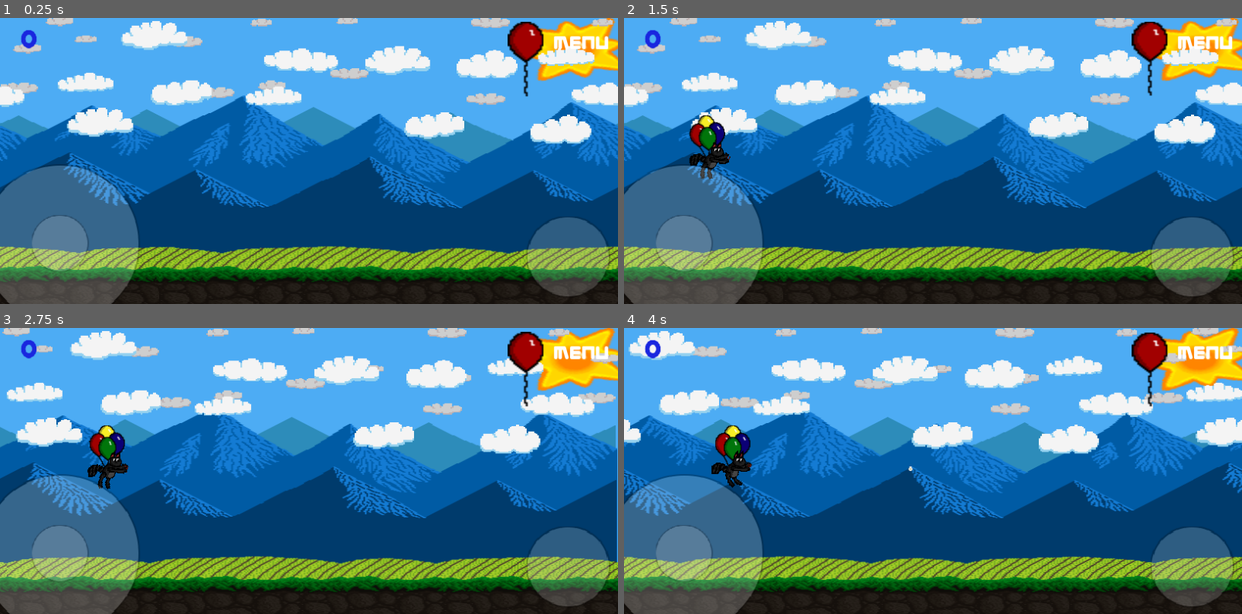
Above: before the commit, frames 1-4 (two rows, left to right).
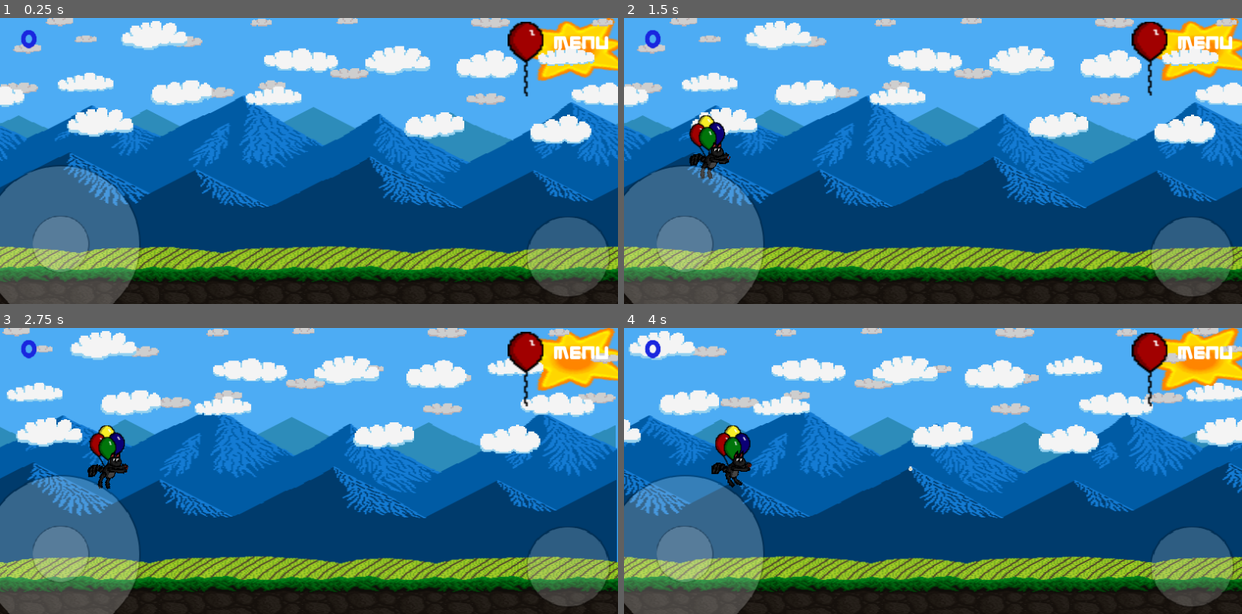
Above: after the commit, the same moments.

Repository: AldieNightStar/balloon_cat
Game: Godot game, scene res://Levels/Level01.tscn
The game is run twice, just before and just after one commit, with the same random seed, the same clock (stepped at 60 frames per second) and the same inputs. This scene is started directly instead of the project's main scene.
Inputs (mouse positions are in pixels of both pictures, inside the frame that each line leads up to):
- Up to frame 1 (0.25 s): no input
- Up to frame 2 (1.5 s): tap Enter (ui_accept) at 0.5, 0.77 s; move the mouse to (1068, 146) at 0.52 s; click (1068, 146) at 0.67 s; drag from (809, 175) to (902, 218) at 1.27 s
- Up to frame 3 (2.75 s): move the mouse to (370, 408) at 2.02 s; click (370, 408) at 2.17 s
- Up to frame 4 (4 s): drag from (902, 528) to (747, 428) at 2.77 s; move the mouse to (1118, 513) at 3.52 s; click (1118, 513) at 3.67 s; tap Enter (ui_accept) at 3.77 s

The runs differ from the first frame. In frame 1, 0.2% of the frame differs, in the area x 0-23%, y 51-100%; in frame 2, 0.2%; in frame 3, 0.2%; in frame 4, 0.2%.

Commit message:
Joystick Fix

Diff:
--- a/Objects/Cat.tscn
+++ b/Objects/Cat.tscn
@@ -11,7 +11,7 @@
 [sub_resource type="GDScript" id=1]
 script/source = "extends KinematicBody2D
 
-export var speed = 5
+export var speed = 6
 export var max_hp = 4
 
 var min_w
@@ -28,12 +28,15 @@
 var playable = false
 
 var velocity = Vector2.ZERO
-var velocity_speed = .4
+var velocity_speed = .3
 
 # Joystick variables
 var j_used = false
 var j_move_x = 0
 var j_move_y = 0
+
+# Cheats
+var godmode = false
 
 signal died()
 signal change_invincible(isInvincible)
@@ -88,10 +91,15 @@
 		yMove = 1
 	if Input.is_action_just_pressed(\"ui_accept\"):
 		fire()
+	var cancel_key = Input.is_action_just_pressed(\"ui_cancel\")
+	# Cheat - Godmode
+	if xMove < 0 and cancel_key:
+		godmode = !godmode
+		print(\"GOD MODE: \", godmode)
 	move(xMove, yMove)
 
 func move(xMove, yMove):
-	velocity += Vector2(xMove, yMove)
+	velocity += Vector2(xMove, yMove) * 2
 	if (velocity.x > speed): velocity.x = speed
 	if (velocity.y > speed): velocity.y = speed
 	if (velocity.x <-speed): velocity.x =-speed
@@ -109,6 +117,7 @@
 		position.y = min_h
 
 func damage(n):
+	if godmode: return
 	if invincible_time > 0 or dead:
 		return
 	hp -= n
--- a/Objects/Joystick/Joystick.tscn
+++ b/Objects/Joystick/Joystick.tscn
@@ -43,6 +43,10 @@
 		if event.is_pressed():
 			if stick_pos.distance_to(event.position) < RADIUS:
 				evt_index = event.index
+				var dist = stick_pos.distance_to(event.position)
+				var vec = (event.position - stick_pos).normalized()
+				var pos = vec * dist
+				get_parent().emit_signal(\"on_change\", vec)
 		elif evt_index != -1:
 			if evt_index == event.index:
 				var parent = get_parent()
--- a/Objects/LevelHolder.tscn
+++ b/Objects/LevelHolder.tscn
@@ -221,7 +221,7 @@
 anims/Score_Update = SubResource( 4 )
 
 [node name="Joystick" parent="clayer" instance=ExtResource( 4 )]
-position = Vector2( 79.3893, 296.938 )
+position = Vector2( 80.3893, 297.938 )
 scale = Vector2( 1.5, 1.5 )
 
 [node name="Button-Fire" parent="clayer" instance=ExtResource( 5 )]
--- a/Objects/UI/Joystick.tscn
+++ /dev/null
@@ -1,20 +0,0 @@
-[gd_scene load_steps=2 format=2]
-
-[ext_resource path="res://Objects/Button/ActionButton.tscn" type="PackedScene" id=1]
-
-[node name="Joystick" type="Node2D"]
-
-[node name="Up" parent="." instance=ExtResource( 1 )]
-position = Vector2( 0, -20 )
-
-[node name="Down" parent="." instance=ExtResource( 1 )]
-position = Vector2( 0, 20 )
-action_value = "ui_down"
-
-[node name="Left" parent="." instance=ExtResource( 1 )]
-position = Vector2( -20, 0 )
-action_value = "ui_left"
-
-[node name="Right" parent="." instance=ExtResource( 1 )]
-position = Vector2( 20, 0 )
-action_value = "ui_right"
--- a/Objects/UI/Switcher.tscn
+++ b/Objects/UI/Switcher.tscn
@@ -34,6 +34,7 @@
 "
 
 [sub_resource type="CircleShape2D" id=2]
+radius = 20.0
 
 [sub_resource type="DynamicFont" id=4]
 font_data = ExtResource( 3 )
Not shown: 2 places in Objects/UI/Switcher.tscn that only renumber resources
Not shown, changed: export_presets.cfg
